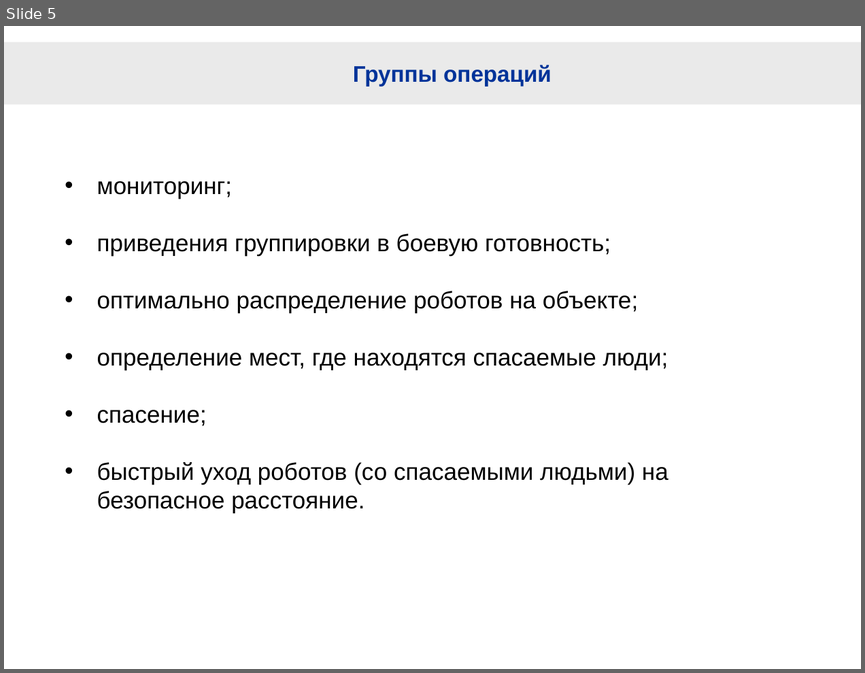
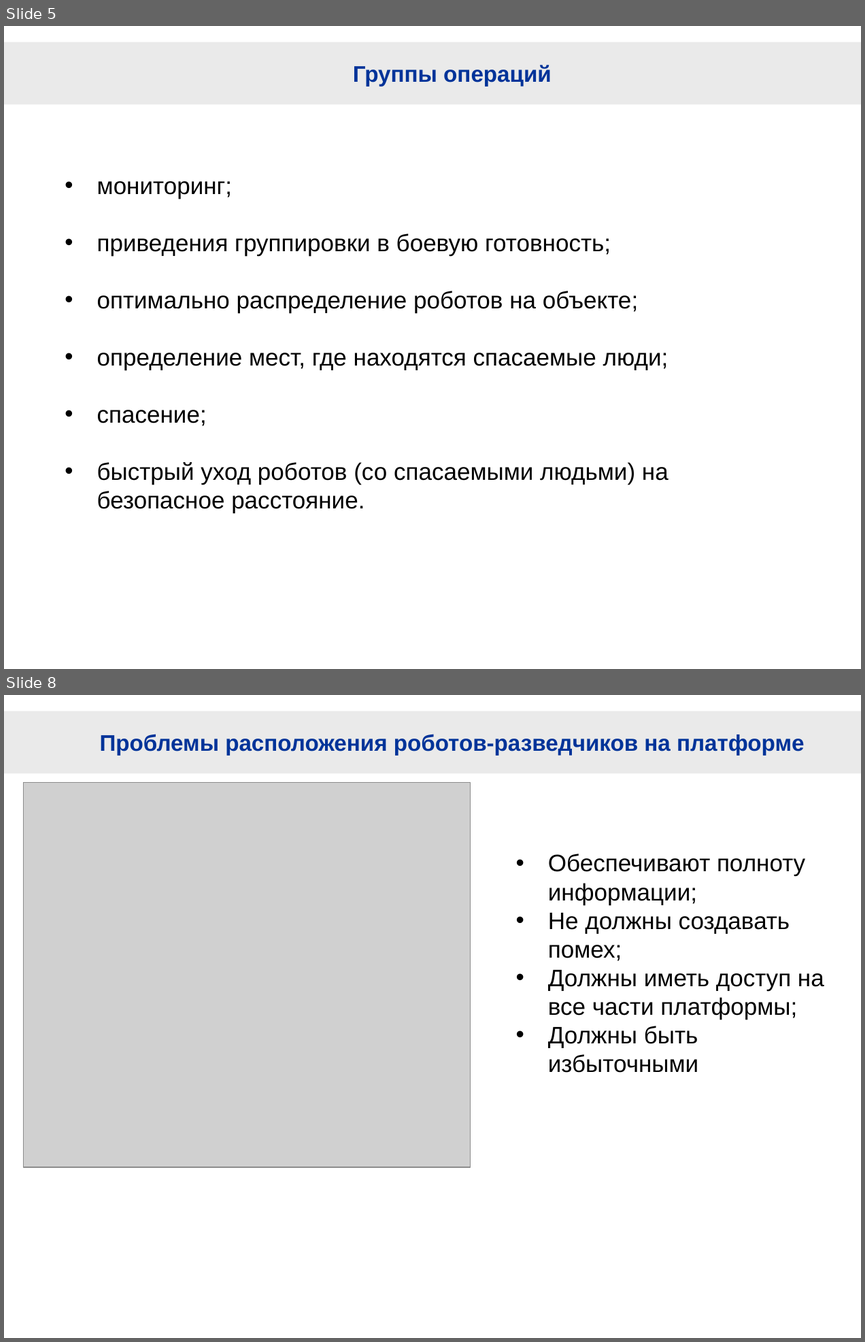
Before and after one commit to hellraptor/RescueRobots, a slide deck: RescueRobotsForNN.pptx. Shown one above the other, each under a label of ours: slide 5 before the commit, slides 5 and 8 after it; the slides between them are not shown. The pictures are 865x673 and 865x1342 pixels, drawn with LibreOffice and Linux fonts; fonts in the diff are those of the drawing; grey boxes stand for pictures; background and template pictures are left out. Boxes give left, top, right and bottom in pixels: in the first picture for what was removed or moved away, otherwise in the second. Text is boxed around its words. In the diff, an @@ line names an element or a change of style, - is before the commit and + after.

```diff
--- a/RescueRobotsForNN.pptx
+++ b/RescueRobotsForNN.pptx
@@ slide 8 added at [4,695,861,1338], background #FFFFFF; not listed: 1 template element that a slide beside it also shows @@
@@ title added at [100,734,804,756], 19 pt, text #003399, bold @@
+Проблемы расположения роботов-разведчиков на платформе
@@ picture added at [23,783,470,1167] @@
@@ text added at [548,853,824,1072], 20 pt, text #000000 @@
+• Обеспечивают полноту информации;
+• Не должны создавать помех;
+• Должны иметь доступ на все части платформы;
+• Должны быть избыточными
```
Also in this commit, not shown: 1 slide changed, 9 other slides added, 3 slides removed, 1 other file.
